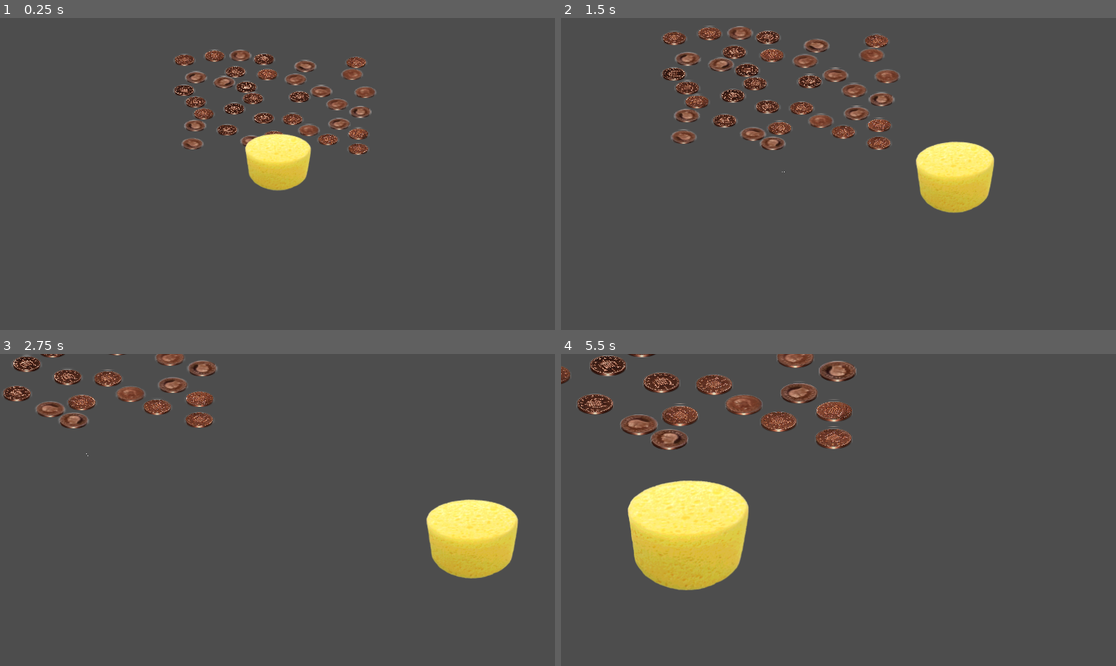
Above: before the commit, frames 1-4 (two rows, left to right).
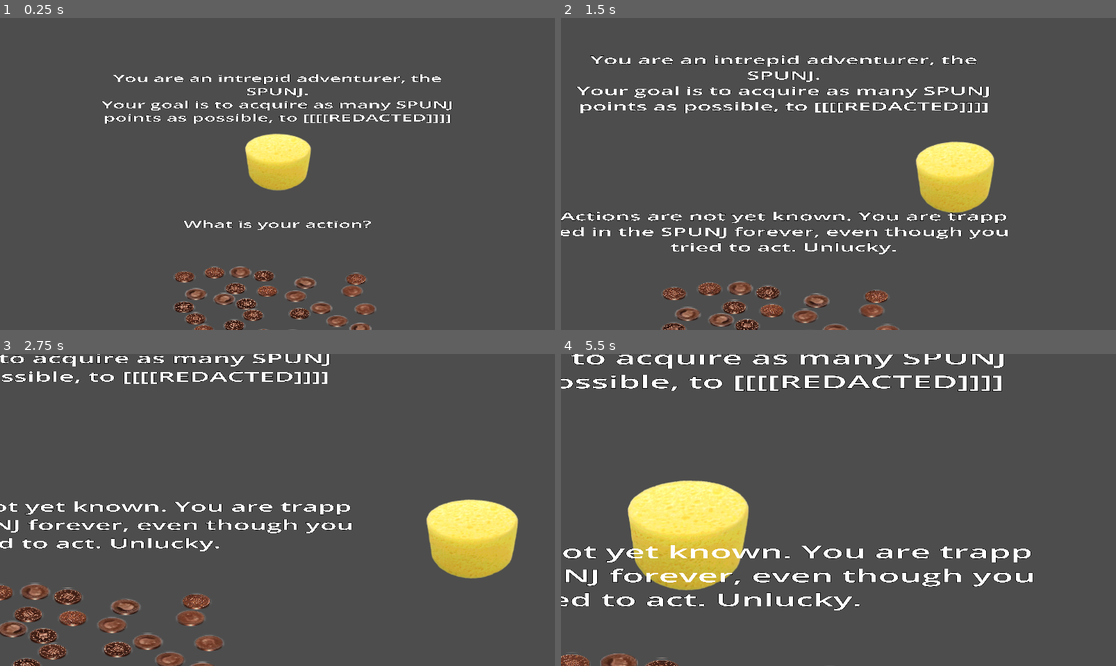
Above: after the commit, the same moments.

Repository: Indivicivet/spunj
Game: Godot game, scene res://scenes/game_3d.tscn
Same seed, same stepped clock (60 frames per second), same inputs: the game is played once before the commit and once after it.
Inputs (mouse positions are in pixels of both pictures, inside the frame that each line leads up to):
- Up to frame 1 (0.25 s): no input
- Up to frame 2 (1.5 s): tap Enter at 0.5 s; move the mouse to (960, 158) at 0.52 s; hold D (walk_right) 0.53-1.28 s; hold Mouse wheel up (zoom_in) 0.53-1.28 s; move the mouse to (727, 189) at 1.27 s; hold S (walk_down) from 1.28 s (still down); tap Mouse wheel down (zoom_out) at 1.35 s
- Up to frame 3 (2.75 s): move the mouse to (333, 441) at 2.02 s; release S (walk_down) at 2.03 s; hold D (walk_right) from 2.03 s (still down); hold Mouse wheel up (zoom_in) from 2.03 s (still down)
- Up to frame 4 (5.5 s): move the mouse to (810, 572) at 2.77 s; release D (walk_right) at 2.78 s; release Mouse wheel up (zoom_in) at 2.78 s; hold W (walk_up) 2.78-3.53 s; tap Mouse wheel down (zoom_out) at 2.85, 4.35 s; move the mouse to (1005, 556) at 3.52 s; hold Mouse wheel up (zoom_in) 3.53-4.28 s; hold A (walk_left) 3.53-5.03 s; move the mouse to (672, 463) at 4.27 s; move the mouse to (866, 510) at 5.02 s; hold S (walk_down) from 5.03 s (still down); hold Mouse wheel up (zoom_in) from 5.03 s (still down)

The runs differ from the first frame. In frame 1, 8.0% of the frame differs, in the area x 18-82%, y 10-100%; in frame 2, 12%, in the area x 0-81%, y 2-100%; in frame 3, 9.7%; in frame 4, 11%.

Commit message:
Update text size and camera position

Diff:
--- a/GodotProject/scenes/game_3d.tscn
+++ b/GodotProject/scenes/game_3d.tscn
@@ -20,13 +20,13 @@
 script = ExtResource("1_mf45f")
 
 [node name="Camera3D" type="Camera3D" parent="CameraPivot"]
-transform = Transform3D(1, 0, 0, 0, 0.866025, 0.5, 0, -0.5, 0.866025, 0, 10, 17.321)
+transform = Transform3D(1, 0, 0, 0, 0.866025, 0.5, 0, -0.5, 0.866025, 0, 40, 69.282)
 projection = 1
 size = 10.0
 
 [node name="txt3d_action_box" type="Label3D" parent="."]
-transform = Transform3D(1, 0, 0, 0, -4.37114e-08, 1, 0, -1, -4.37114e-08, 0.00269567, -7.45058e-09, 0.104459)
-pixel_size = 0.0001
+transform = Transform3D(1, 0, 0, 0, -4.37114e-08, 1, 0, -1, -4.37114e-08, 0, 0, 10.4)
+pixel_size = 0.01
 text = "What is your action?"
 font_size = 200
 autowrap_mode = 1
@@ -34,8 +34,8 @@
 script = ExtResource("5_fy8n1")
 
 [node name="txt3d_you_are_adventurer" type="Label3D" parent="."]
-transform = Transform3D(1, 0, 0, 0, -4.37114e-08, 1, 0, -1, -4.37114e-08, 0.00570451, 1.49012e-08, -0.158452)
-pixel_size = 0.0001
+transform = Transform3D(1, 0, 0, 0, -4.37114e-08, 1, 0, -1, -4.37114e-08, 0, 0, -15.8)
+pixel_size = 0.01
 text = "You are an intrepid adventurer, the SPUNJ.
 Your goal is to acquire as many SPUNJ points as possible, to [[[[REDACTED]]]]"
 font_size = 200
@@ -49,5 +49,5 @@
 shape = SubResource("WorldBoundaryShape3D_rd785")
 
 [node name="PennySpawner3D" type="Node3D" parent="."]
-transform = Transform3D(1, 0, 0, 0, 1, 0, 0, 0, 1, 0, 0, -15)
+transform = Transform3D(1, 0, 0, 0, 1, 0, 0, 0, 1, 0, 0, 30)
 script = ExtResource("4_knyrr")
Not shown: 1 places in GodotProject/scenes/game_3d.tscn that only renumber resources
